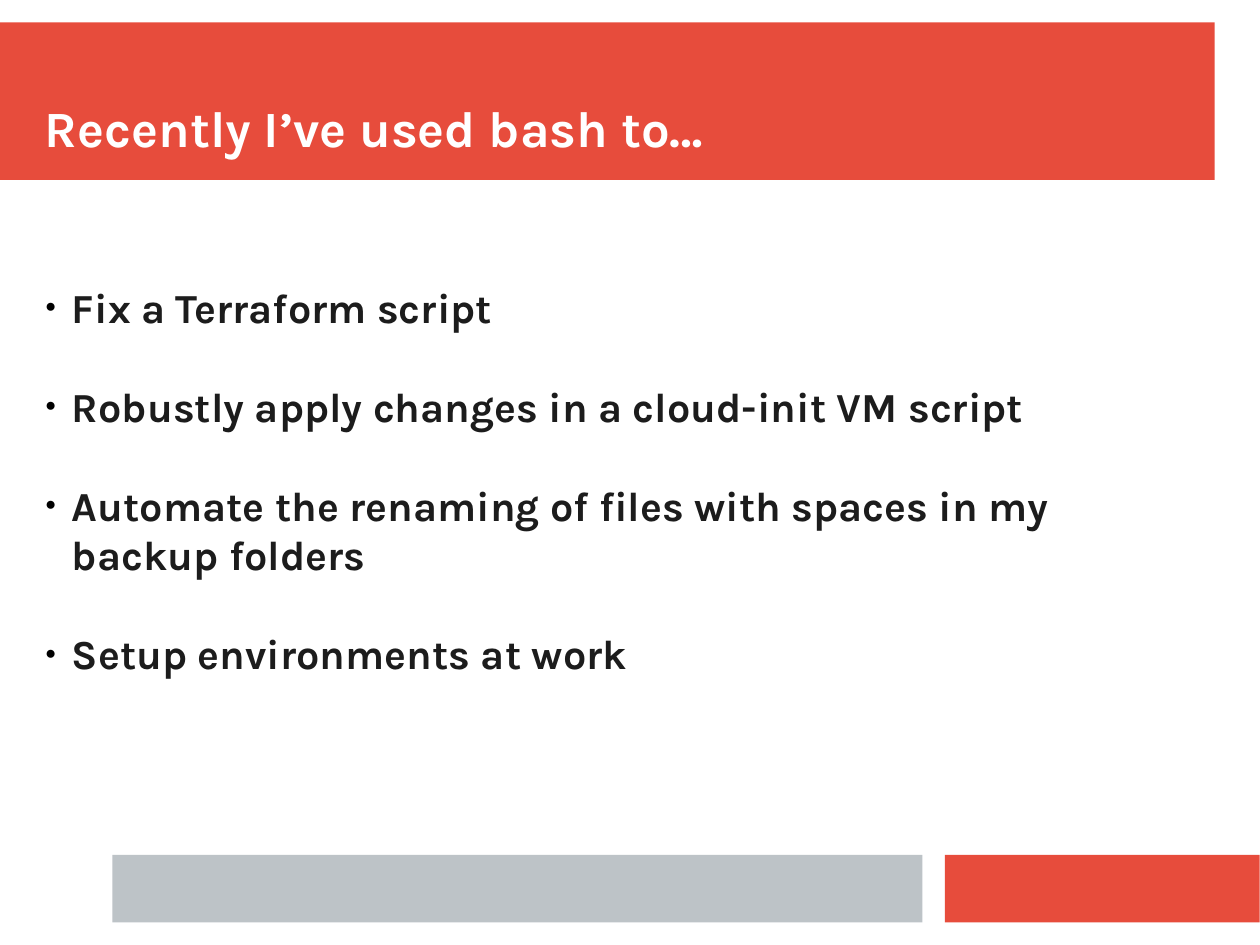
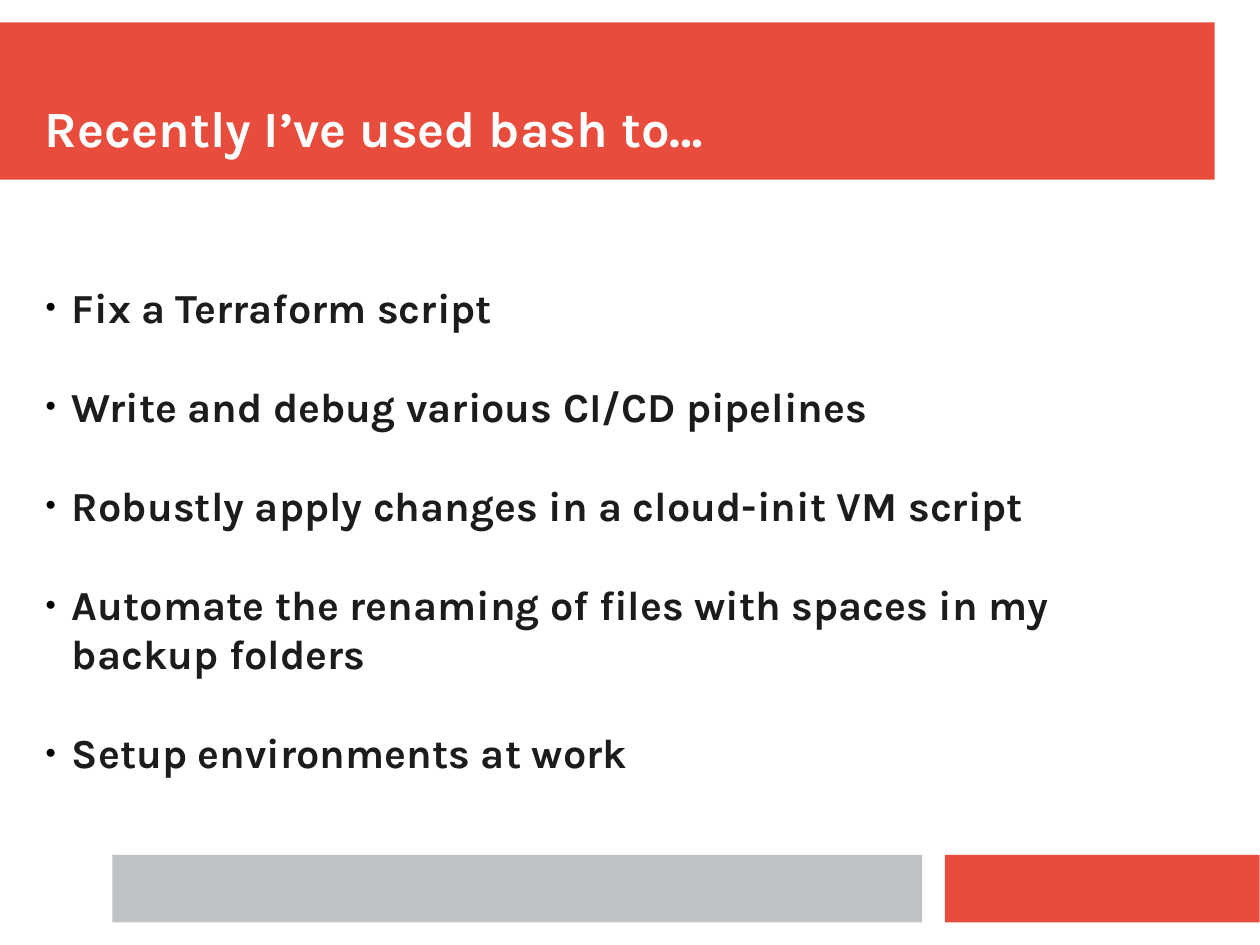
Before and after one commit to ianmiell/introduction-to-bash, a slide deck: slide 9 of slides/introduction_to_bash.pptx (slide 10 before the commit). Drawn at 1260x945 pixels with LibreOffice and Linux fonts; fonts in the diff are those of the drawing. Boxes give left, top, right and bottom in pixels: in the first picture for what was removed or moved away, otherwise in the second. Text is boxed around its words. In the diff, an @@ line names an element or a change of style, - is before the commit and + after.

```diff
--- a/slides/introduction_to_bash.pptx
+++ b/slides/introduction_to_bash.pptx
@@ text at <box>72,293,1049,778</box>: indent changed @@
@@ text at <box>72,391,867,432</box>: paragraph added @@
+● Write and debug various CI/CD pipelines
```
Also in this commit, not shown: 55 other slides changed, 2 slides removed, 1 other file.
